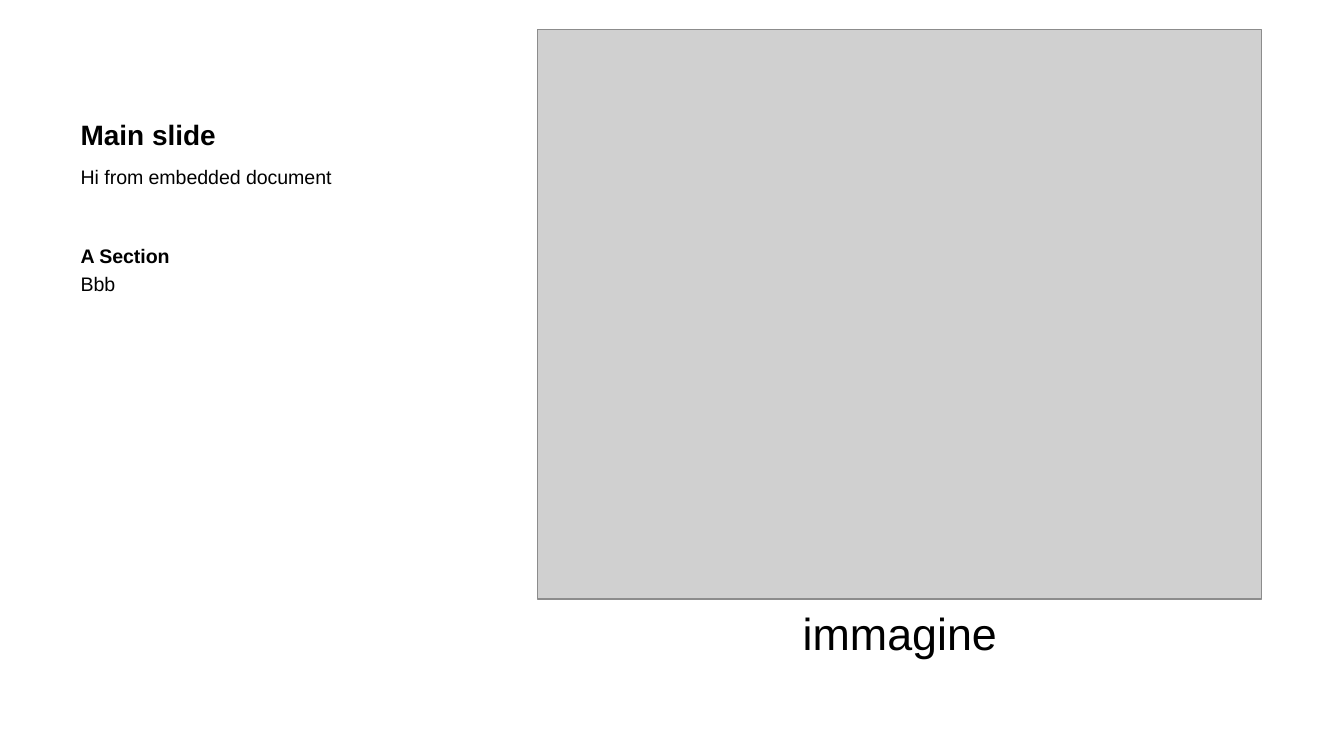
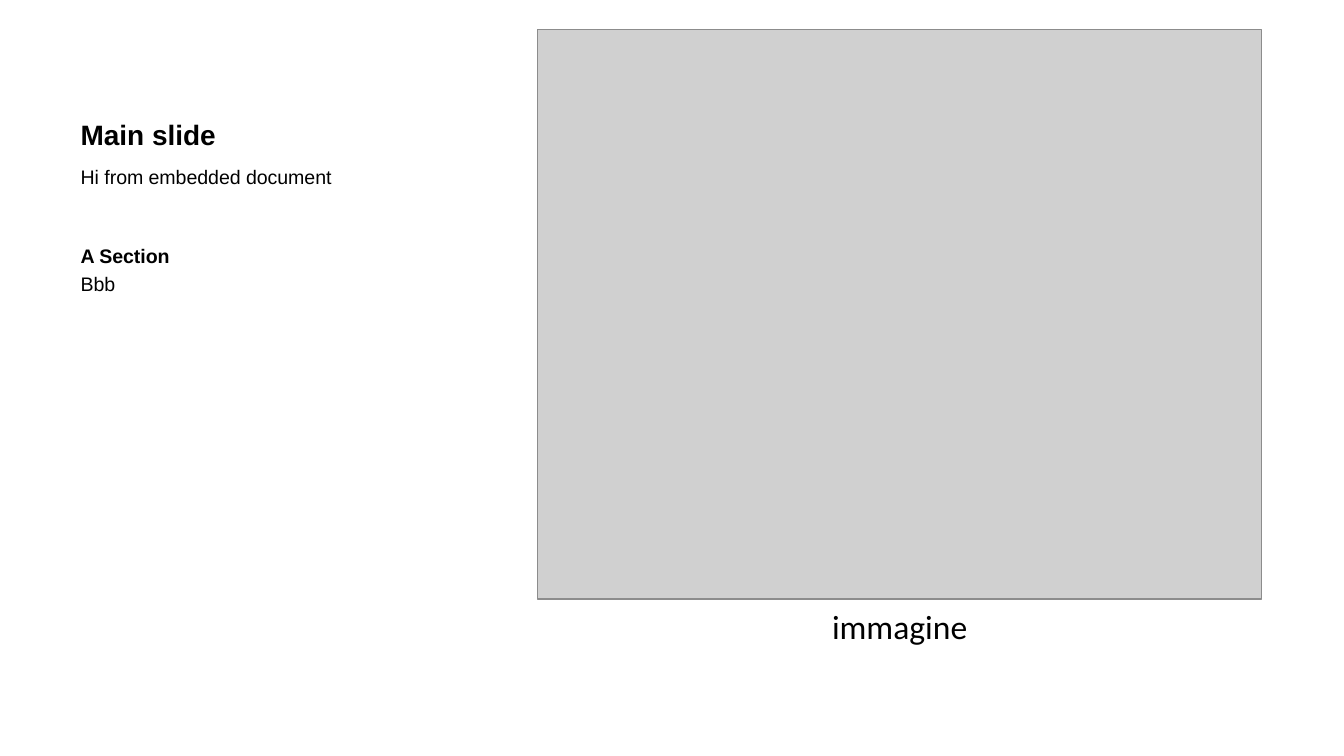
Before and after one commit to w4bo/slides-markdown, a slide deck: slide 5 of prova.pptx. Drawn at 1344x756 pixels with LibreOffice and Linux fonts; fonts in the diff are those of the drawing; grey boxes stand for pictures. Boxes give left, top, right and bottom in pixels: in the first picture for what was removed or moved away, otherwise in the second. Text is boxed around its words. In the diff, an @@ line names an element or a change of style, - is before the commit and + after.

```diff
--- a/prova.pptx
+++ b/prova.pptx
@@ text "immagine" at (832,616,967,645): size 24 to 18 pt, font Arial to Calibri; less space between paragraphs @@
```
Also in this commit, not shown: 1 other slide changed, 1 slide added, 52 other files.
